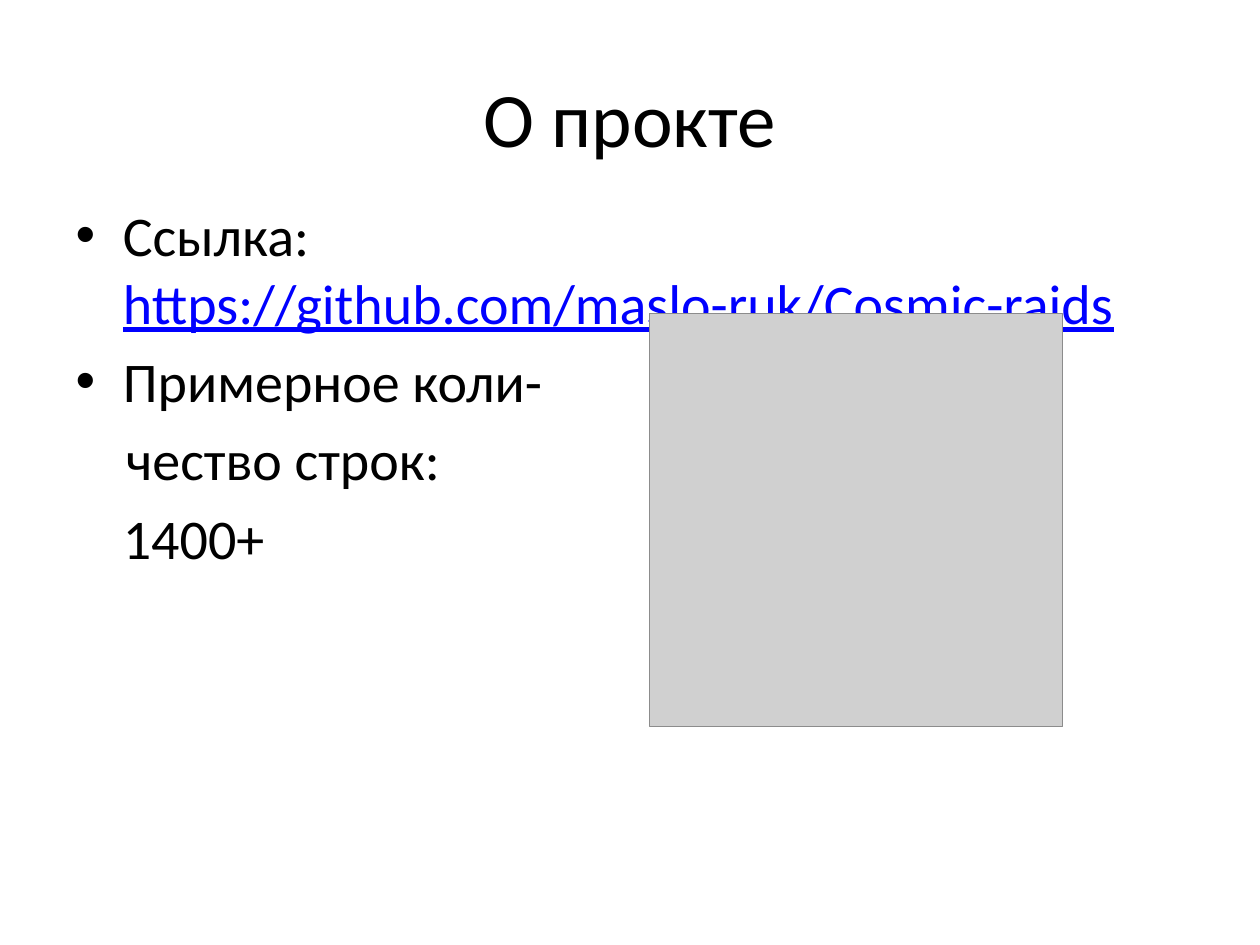
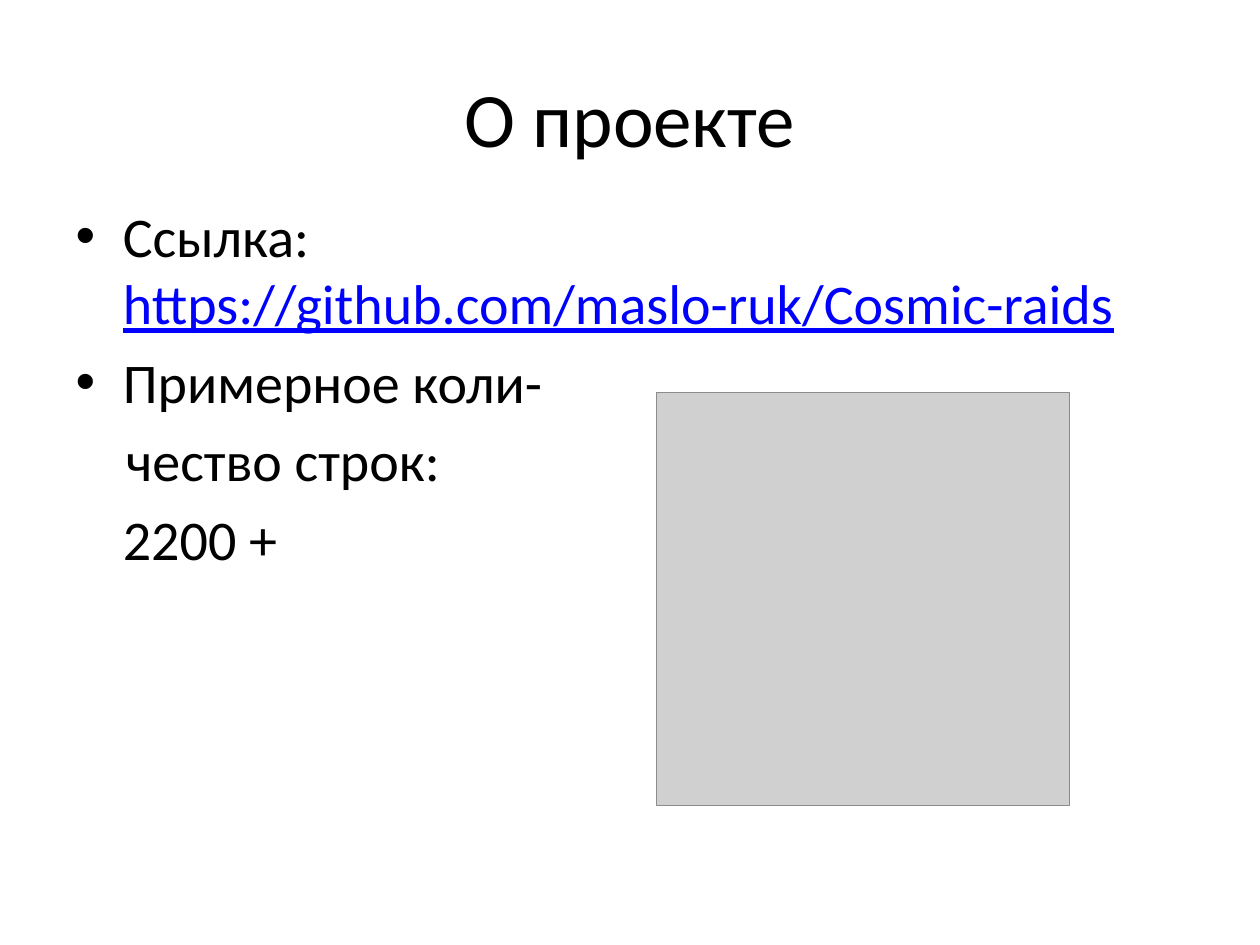
Before and after one commit to maslo-ruk/Cosmic-raids, a slide deck: slide 8 of materials/Cosmic Raids.pptx. Drawn at 1260x945 pixels with LibreOffice and Linux fonts; fonts in the diff are those of the drawing; grey boxes stand for pictures. Boxes give left, top, right and bottom in pixels: in the first picture for what was removed or moved away, otherwise in the second. Text is boxed around its words. In the diff, an @@ line names an element or a change of style, - is before the commit and + after.

```diff
--- a/materials/Cosmic Raids.pptx
+++ b/materials/Cosmic Raids.pptx
@@ title at (x1=464, y1=97, x2=795, y2=160): text changed @@
-О прокте
+О проекте
@@ text at (x1=123, y1=220, x2=1113, y2=490): less space between paragraphs @@
@@ picture moved from (x1=650, y1=314, x2=1063, y2=727) to (x1=656, y1=393, x2=1070, y2=806) @@
@@ text at (x1=123, y1=523, x2=236, y2=561): text changed @@
-1400+
+2200 +
```
Also in this commit, not shown: 7 other slides changed, 1 slide added, 1 slide removed, 4 other files.
